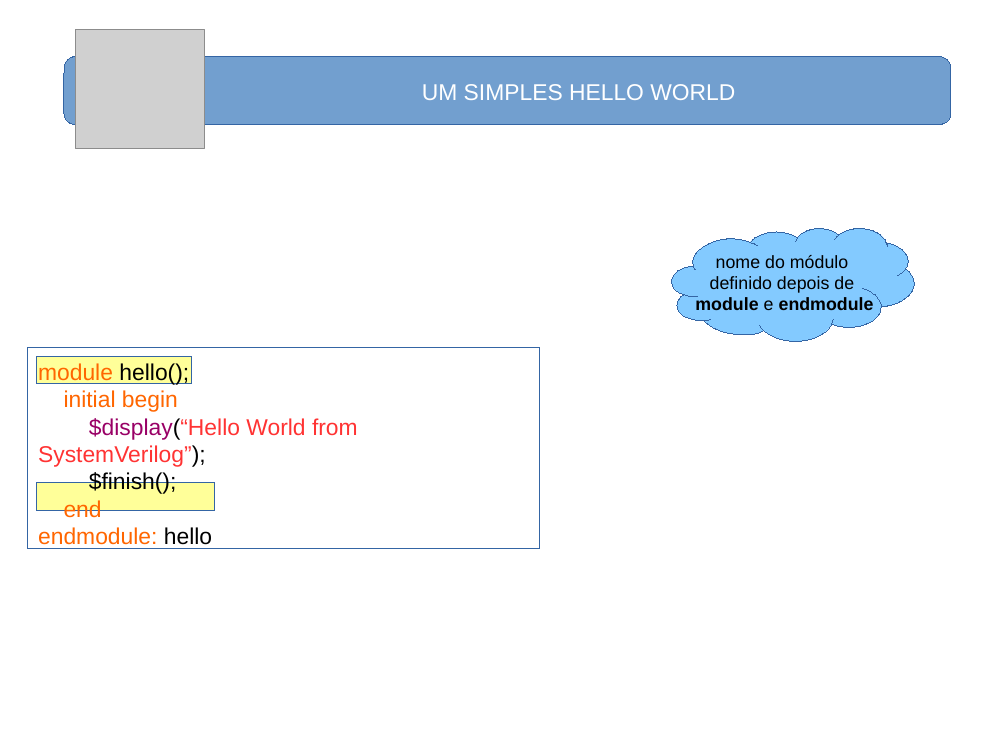
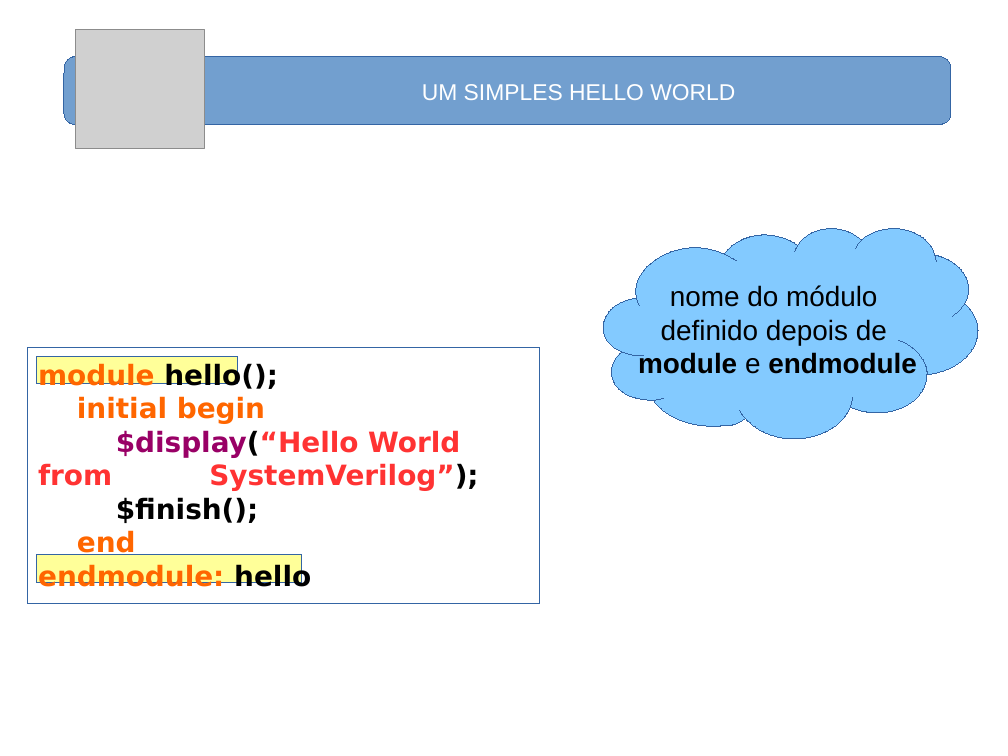
Before and after one commit to nelsoncsc/basicSV, a slide deck: slide 31 of docs/basicSV.odp (slide 24 before the commit). Drawn at 1008x756 pixels with LibreOffice and Linux fonts; fonts in the diff are those of the drawing; grey boxes stand for pictures. Boxes give left, top, right and bottom in pixels: in the first picture for what was removed or moved away, otherwise in the second. Text is boxed around its words. In the diff, an @@ line names an element or a change of style, - is before the commit and + after.

```diff
--- a/docs/basicSV.odp
+++ b/docs/basicSV.odp
@@ freeform shape "nome do módulo": place and size @@
-freeform shape "nome do módulo" at (672, 229, 915, 341)
+freeform shape "nome do módulo" at (604, 229, 979, 439)
@@ freeform shape "nome do módulo" at (604, 229, 979, 439): size 14 to 22 pt @@
@@ rectangle: place and size @@
-rectangle at (27, 348, 540, 549)
+rectangle at (27, 348, 540, 604)
@@ text "module hello();" at (38, 362, 478, 592): size 18 to 22 pt, font Arial to DejaVu Sans, bold on @@
@@ rectangle: place and size @@
-rectangle at (37, 357, 192, 384)
+rectangle at (37, 357, 238, 384)
@@ rectangle: place and size @@
-rectangle at (37, 483, 215, 510)
+rectangle at (37, 555, 302, 583)
```
Also in this commit, not shown: 39 other slides changed, 11 slides added, 3 slides removed, 12 other files.
